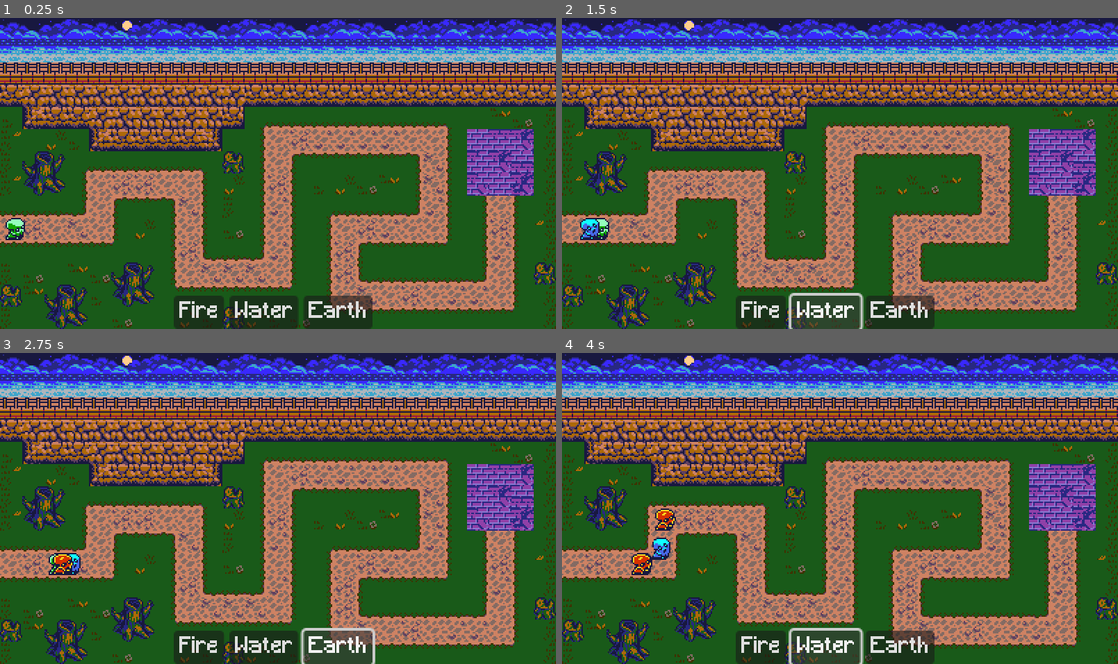
Above: before the commit, frames 1-4 (two rows, left to right).
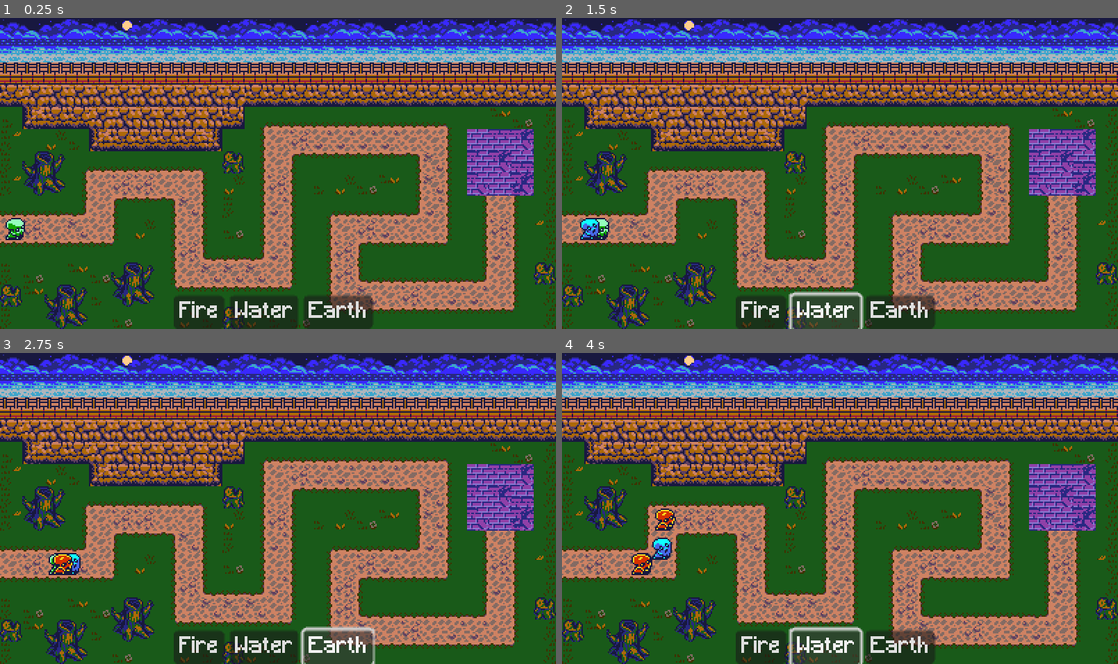
Above: after the commit, the same moments.

Repository: jake6724/tower_defense_jam
Game: Godot game, scene res://scenes/Main.tscn
Same seed, same stepped clock (60 frames per second), same inputs: the game is played once before the commit and once after it.
Inputs:
- Up to frame 1 (0.25 s): no input
- Up to frame 2 (1.5 s): click "Fire" at 0.5 s; click "Water" at 1.25 s
- Up to frame 3 (2.75 s): click "Earth" at 2 s
- Up to frame 4 (4 s): click "Fire" at 2.75 s; click "Water" at 3.5 s

The runs differ from the first frame. In frame 1, less than 0.1% of the frame differs, in the area x 33-68%, y 88-98%; in frame 2, 0.3%; in frame 3, 0.2%; in frame 4, 0.4%, in the area x 16-68%, y 59-100%.

Commit message:
Enable pixel snapping

Diff:
--- a/project.godot
+++ b/project.godot
@@ -70,3 +70,5 @@
 
 renderer/rendering_method="gl_compatibility"
 renderer/rendering_method.mobile="gl_compatibility"
+2d/snap/snap_2d_transforms_to_pixel=true
+2d/snap/snap_2d_vertices_to_pixel=true
--- a/scripts/enemies/enemy.gd
+++ b/scripts/enemies/enemy.gd
@@ -44,4 +44,4 @@
 			# position = path[0]
 			path.remove_at(0)
 		else:
-			position += (path[0] - position).normalized() * speed * delta
+			position = (position + ((path[0] - position).normalized() * speed * delta))
